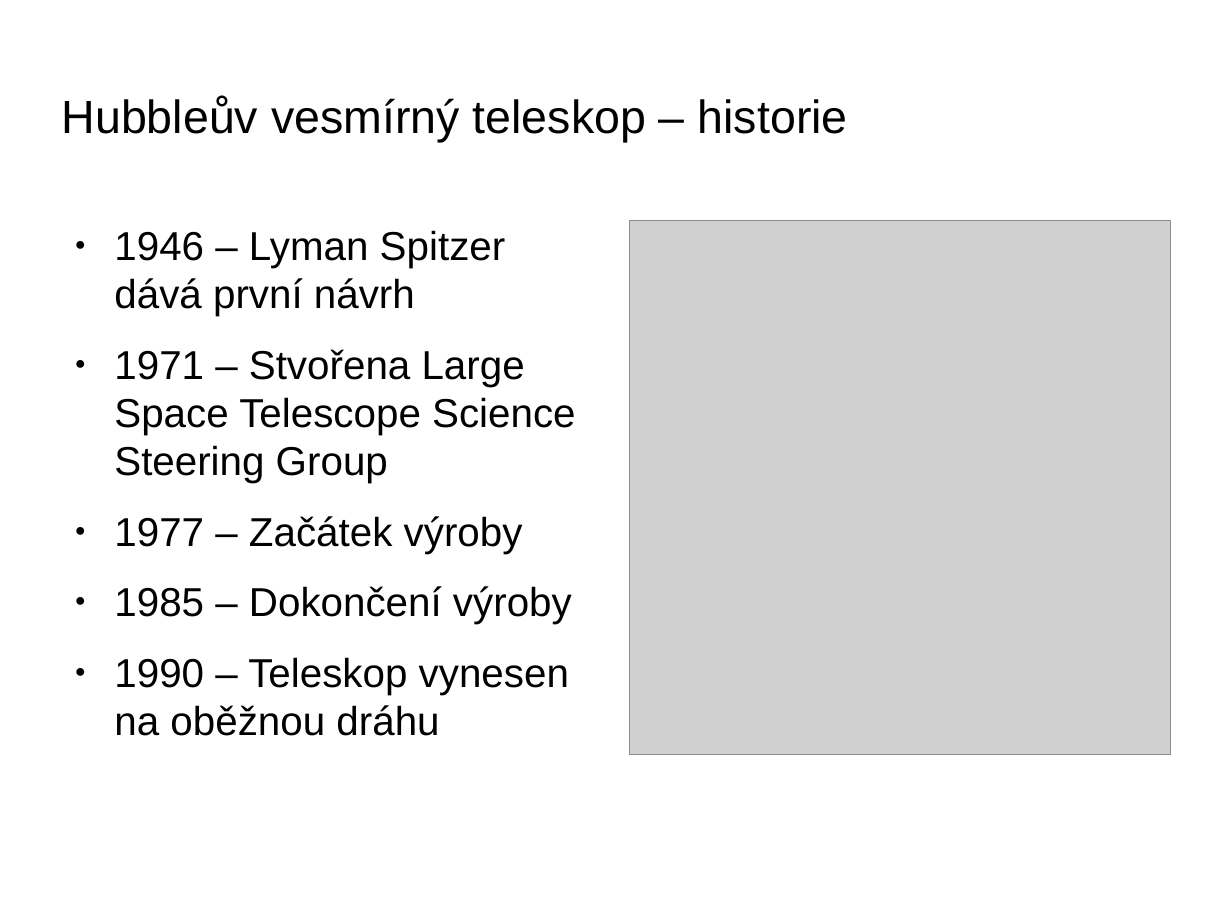
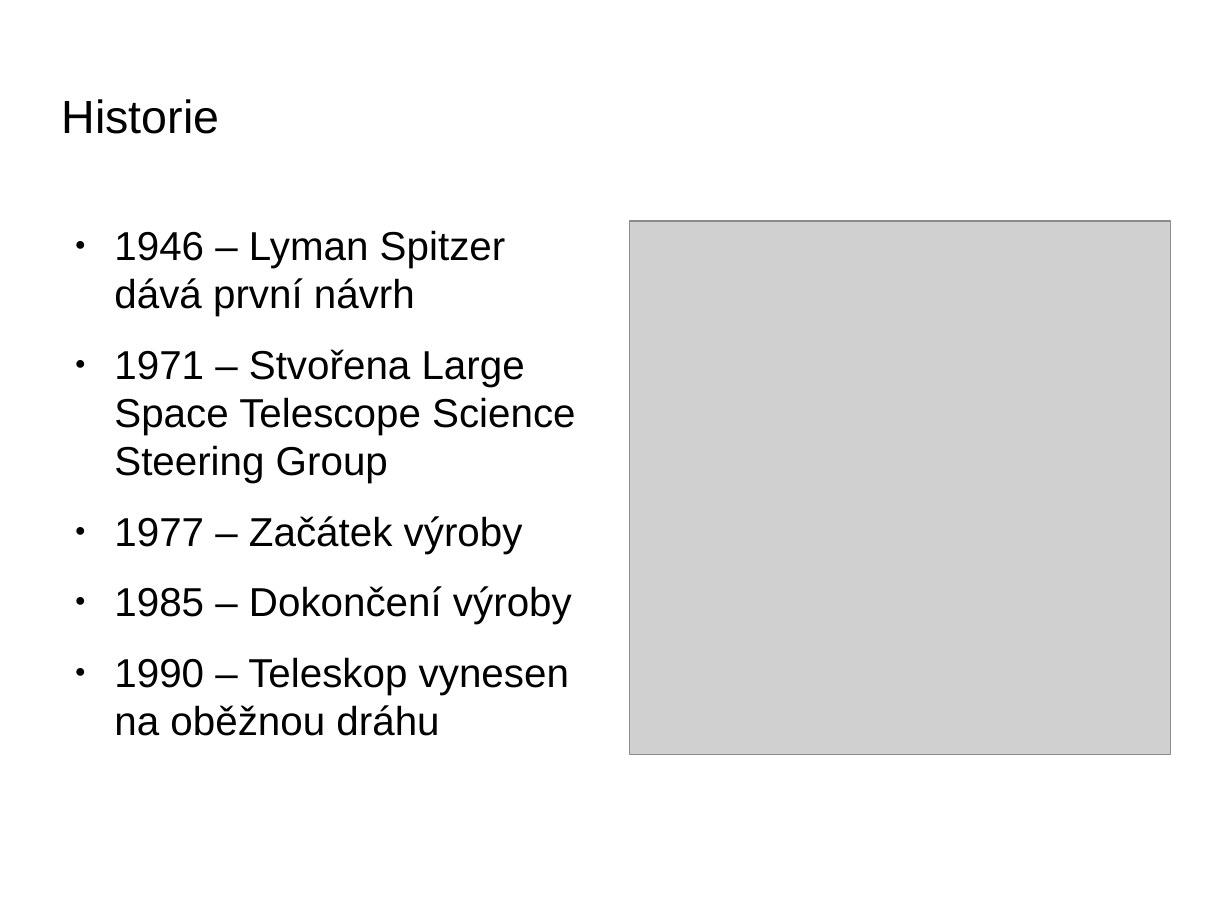
Before and after one commit to fast4shoot/FYO2015, a slide deck: slide 3 of slides/slides.odp. Drawn at 1232x924 pixels with LibreOffice and Linux fonts; fonts in the diff are those of the drawing; grey boxes stand for pictures; background and template pictures are left out. Boxes give left, top, right and bottom in pixels: in the first picture for what was removed or moved away, otherwise in the second. Text is boxed around its words. In the diff, an @@ line names an element or a change of style, - is before the commit and + after.

```diff
--- a/slides/slides.odp
+++ b/slides/slides.odp
@@ title at (x1=62, y1=99, x2=220, y2=134): text changed @@
-Hubbleův vesmírný teleskop – historie
+Historie
```
Also in this commit, not shown: 2 other slides changed, 6 slides added, 5 other files.
